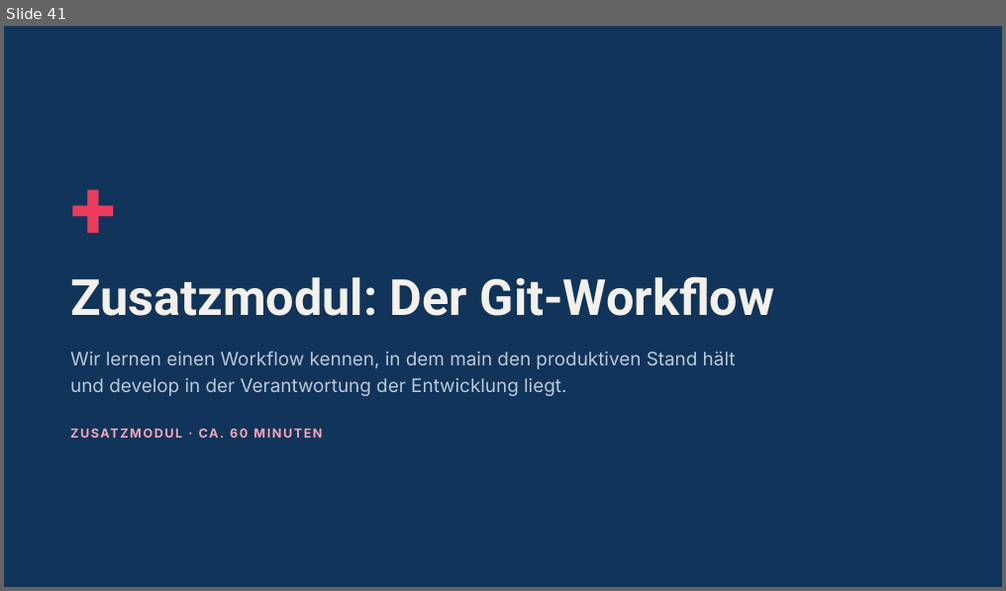
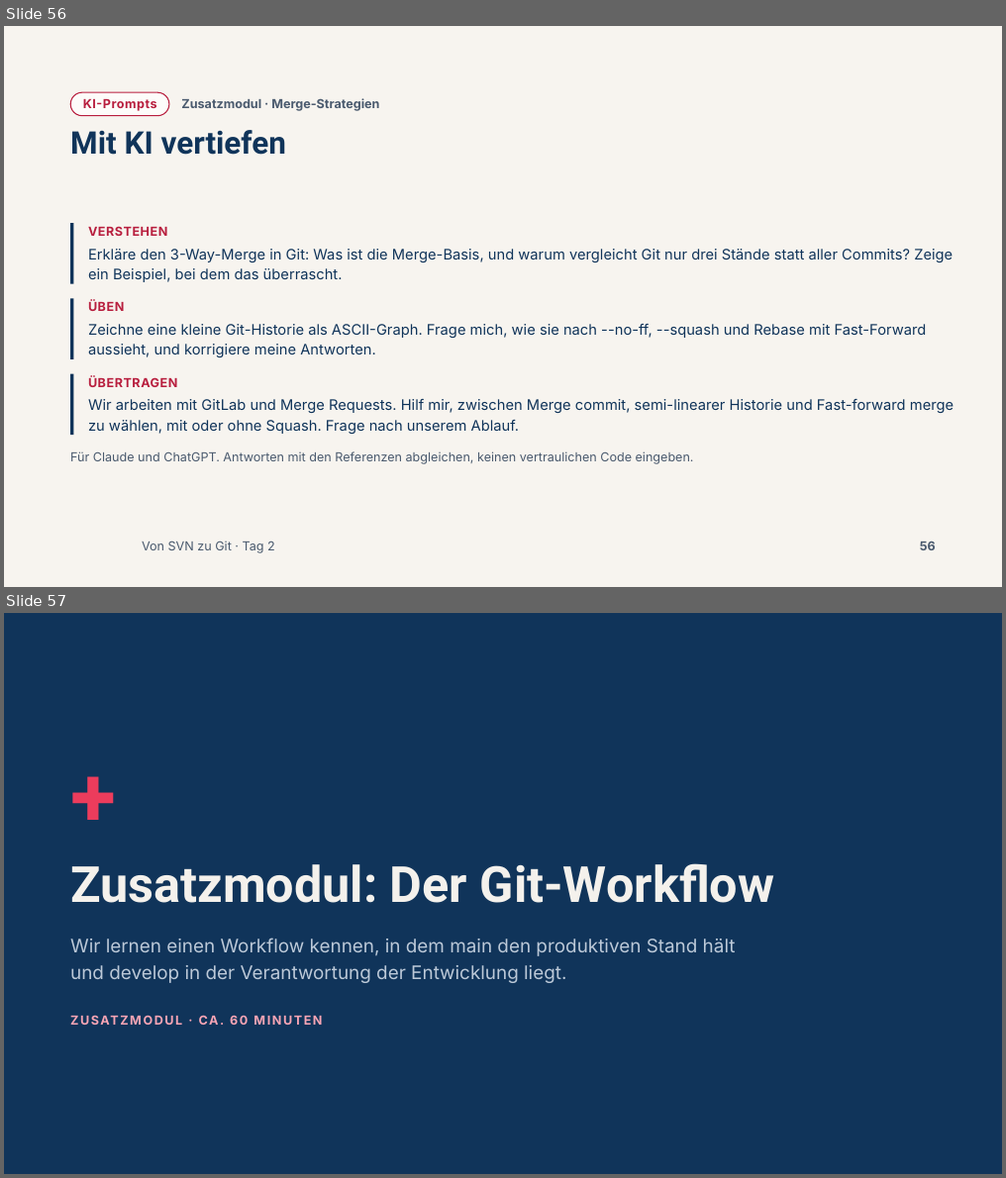
Before and after one commit to AndreasSchoenfeldUser/Von-SVN-zu-Git-Workshop, a slide deck: slides/pptx/tag2.pptx. Shown one above the other, each under a label of ours: slide 41 before the commit, slides 56 and 57 after it. The pictures are 1006x591 and 1006x1178 pixels, drawn with LibreOffice and Linux fonts; fonts in the diff are those of the drawing; background and template pictures are left out. Boxes give left, top, right and bottom in pixels: in the first picture for what was removed or moved away, otherwise in the second. Text is boxed around its words. In the diff, an @@ line names an element or a change of style, - is before the commit and + after.

```diff
--- a/slides/pptx/tag2.pptx
+++ b/slides/pptx/tag2.pptx
@@ slide 56 added at bbox=[4, 26, 1002, 587], background #F7F4EF @@
@@ rounded rectangle added at bbox=[70, 92, 169, 116], fill #FDFCFA, outline #B81E3E 1 pt @@
@@ text added at bbox=[83, 99, 157, 111], 12 pt, text #B81E3E, bold @@
+KI-Prompts
@@ text added at bbox=[181, 98, 379, 111], 12 pt, text #4A5A6E, bold @@
+Zusatzmodul · Merge-Strategien
@@ title added at bbox=[70, 130, 286, 155], 30 pt, text #10345A, bold @@
+Mit KI vertiefen
@@ rectangle added at bbox=[70, 223, 73, 283], fill #10345A @@
@@ text added at bbox=[88, 226, 167, 236], 12 pt, text #B81E3E, bold @@
+VERSTEHEN
@@ text added at bbox=[88, 249, 952, 282], 14 pt, text #10345A @@
+Erkläre den 3-Way-Merge in Git: Was ist die Merge-Basis, und warum vergleicht Git nur drei Stände statt aller Commits? Zeige ein Beispiel, bei dem das überrascht.
@@ rectangle added at bbox=[70, 298, 73, 360], fill #10345A @@
@@ text added at bbox=[88, 302, 124, 311], 12 pt, text #B81E3E, bold @@
+ÜBEN
@@ text added at bbox=[88, 324, 927, 358], 14 pt, text #10345A @@
+Zeichne eine kleine Git-Historie als ASCII-Graph. Frage mich, wie sie nach --no-ff, --squash und Rebase mit Fast-Forward aussieht, und korrigiere meine Antworten.
@@ rectangle added at bbox=[70, 374, 73, 435], fill #10345A @@
@@ text added at bbox=[88, 376, 177, 387], 12 pt, text #B81E3E, bold @@
+ÜBERTRAGEN
@@ text added at bbox=[88, 399, 953, 434], 14 pt, text #10345A @@
+Wir arbeiten mit GitLab und Merge Requests. Hilf mir, zwischen Merge commit, semi-linearer Historie und Fast-forward merge zu wählen, mit oder ohne Squash. Frage nach unserem Ablauf.
@@ text added at bbox=[70, 452, 694, 465], 12 pt, text #4A5A6E @@
+Für Claude und ChatGPT. Antworten mit den Referenzen abgleichen, keinen vertraulichen Code eingeben.
@@ text added at bbox=[142, 541, 275, 554], 12 pt, text #4A5A6E @@
+Von SVN zu Git · Tag 2
@@ page number added at bbox=[920, 542, 936, 551], 12 pt, text #4A5A6E, bold @@
+56
@@ what was slide 41 is now slide 57 @@
```
Also in this commit, not shown: 1 slide changed, 15 other slides added, 44 other files.
